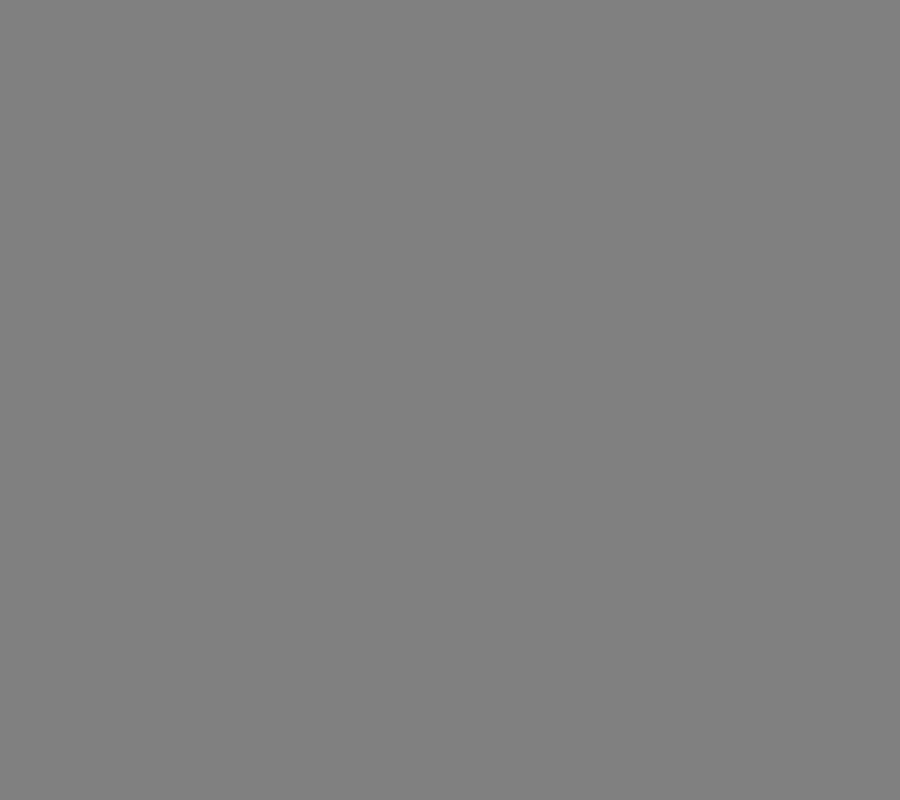
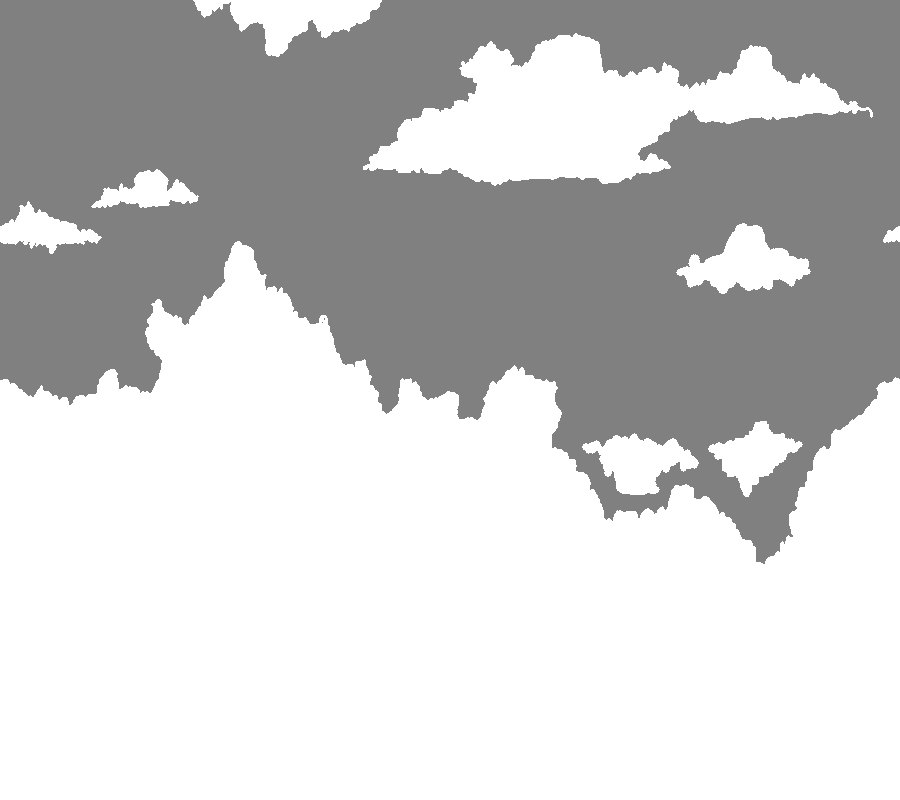
Layers edited between the first and the second 900 x 800 image:
added layer "Layer #10" above "Pasted Layer #1" over [0, 0, 900, 800]
